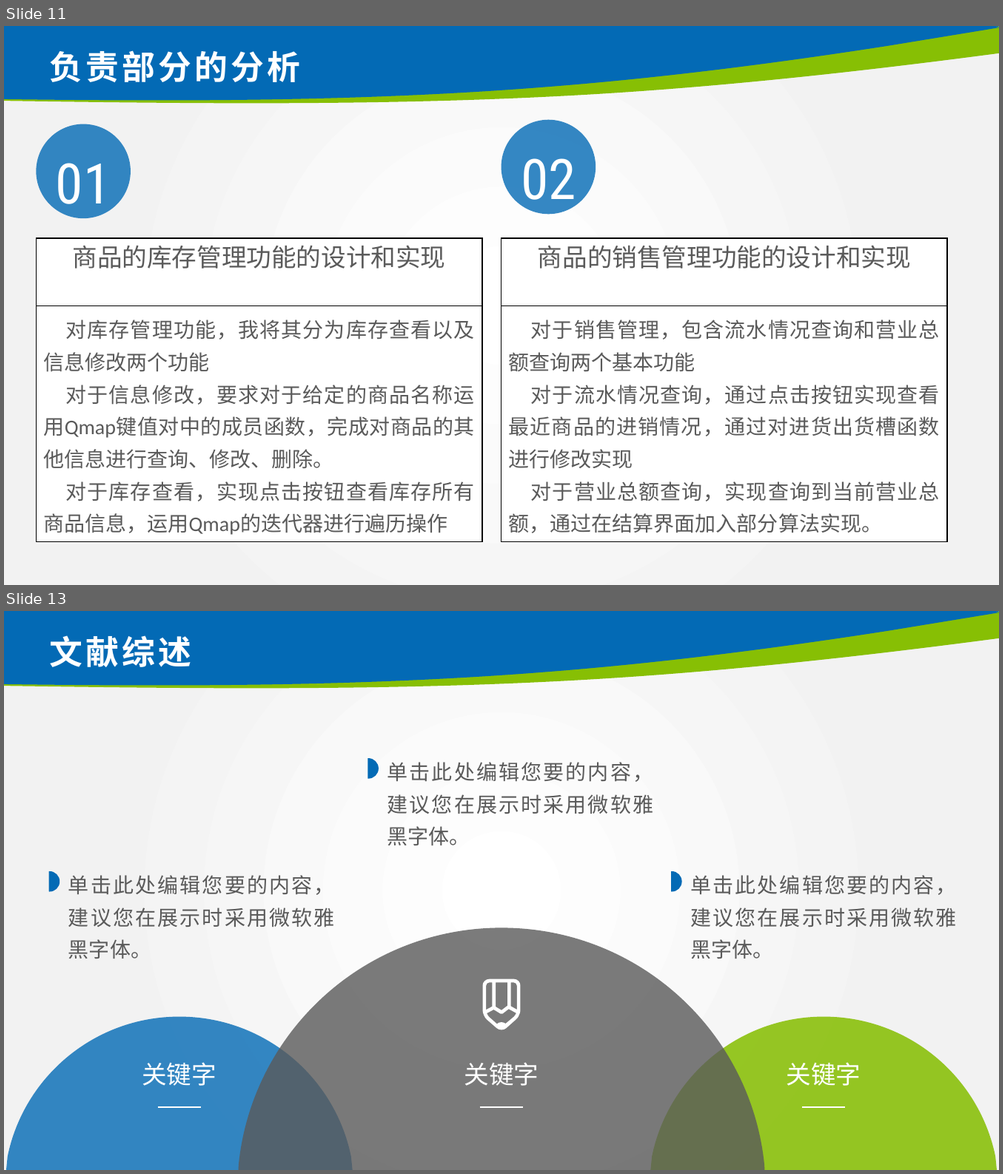
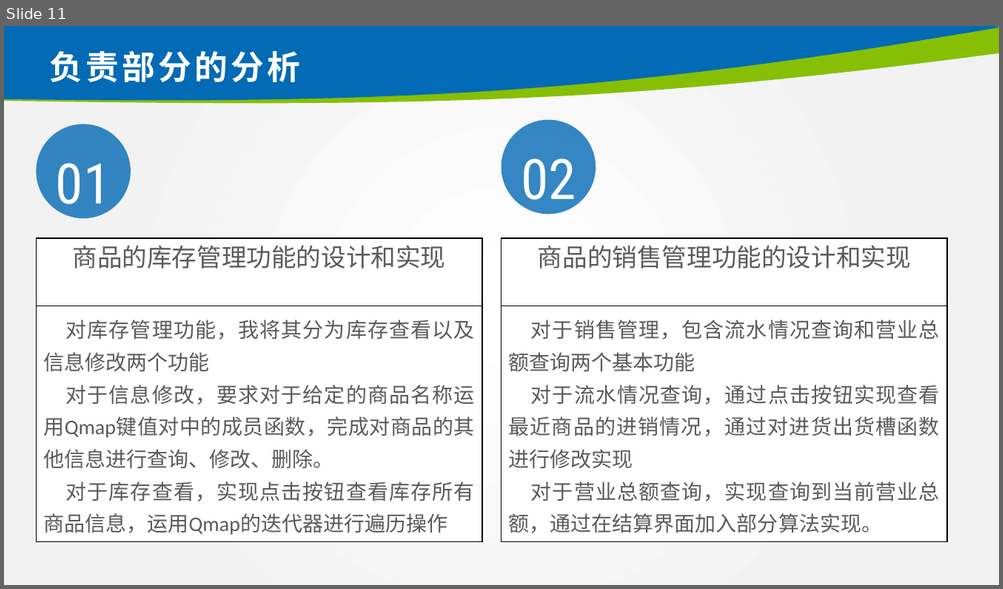
Before and after one commit to CH3OCH3-lio/shop-management, a slide deck: 2019013121_林炅答辩.pptx. Shown one above the other, each under a label of ours: slides 11 and 13 before the commit, slide 11 after it; the slides between them are not shown. The pictures are 1003x1174 and 1003x589 pixels, drawn with LibreOffice and Linux fonts; fonts in the diff are those of the drawing; background and template pictures are left out. Boxes give left, top, right and bottom in pixels: in the first picture for what was removed or moved away, otherwise in the second. Text is boxed around its words. In the diff, an @@ line names an element or a change of style, - is before the commit and + after.

```diff
--- a/2019013121_林炅答辩.pptx
+++ b/2019013121_林炅答辩.pptx
@@ slide 13 removed at box(4, 611, 999, 1170), background picture (left out); not listed: 2 template elements that a slide beside it also shows @@
@@ title removed at box(49, 635, 191, 667) @@
-文献综述
@@ freeform shape removed at box(368, 758, 378, 778) @@
@@ text removed at box(387, 762, 654, 846) @@
-单击此处编辑您要的内容，建议您在展示时采用微软雅黑字体。
@@ freeform shape removed at box(49, 871, 60, 892) @@
@@ text removed at box(68, 875, 335, 959) @@
-单击此处编辑您要的内容，建议您在展示时采用微软雅黑字体。
@@ freeform shape removed at box(671, 871, 682, 892) @@
@@ text removed at box(690, 875, 956, 959) @@
-单击此处编辑您要的内容，建议您在展示时采用微软雅黑字体。
@@ freeform shape removed at box(239, 928, 764, 1170) @@
@@ freeform shape removed at box(482, 980, 521, 1031) @@
@@ freeform shape removed at box(6, 1017, 353, 1170) @@
@@ freeform shape removed at box(650, 1017, 996, 1170) @@
@@ text removed at box(142, 1062, 216, 1086) @@
-关键字
@@ text removed at box(464, 1062, 539, 1086) @@
-关键字
@@ text removed at box(786, 1062, 861, 1086) @@
-关键字
@@ line removed from (158, 1108) to (201, 1108) @@
@@ line removed from (480, 1108) to (523, 1108) @@
@@ line removed from (802, 1108) to (845, 1108) @@
```
Also in this commit, not shown: 2 slides changed, 9 slides added, 20 other slides removed, 2 other files.
